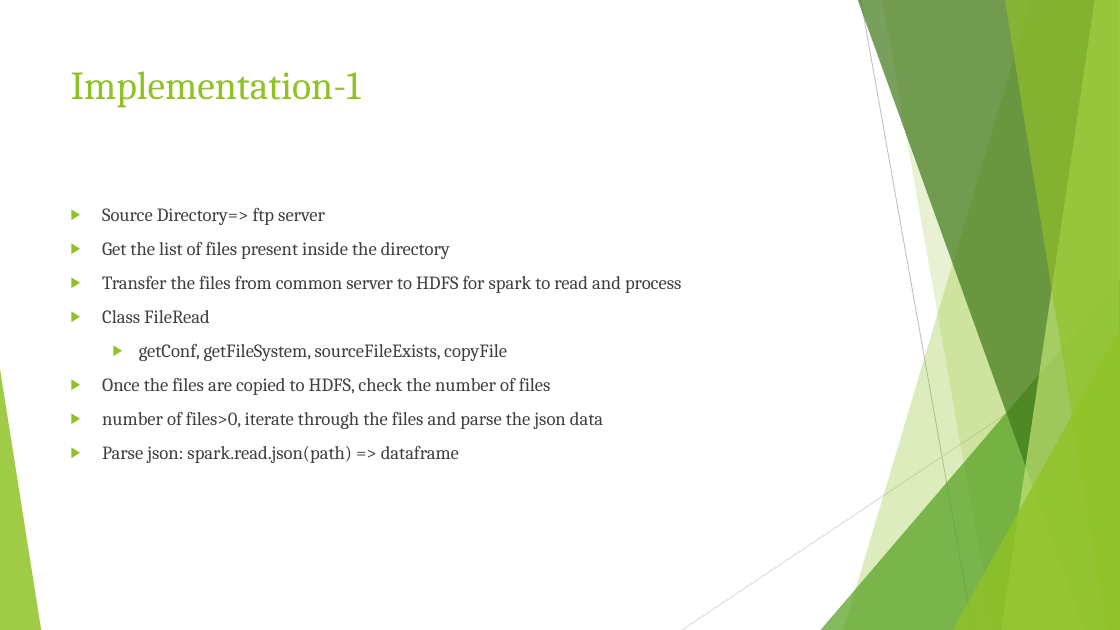
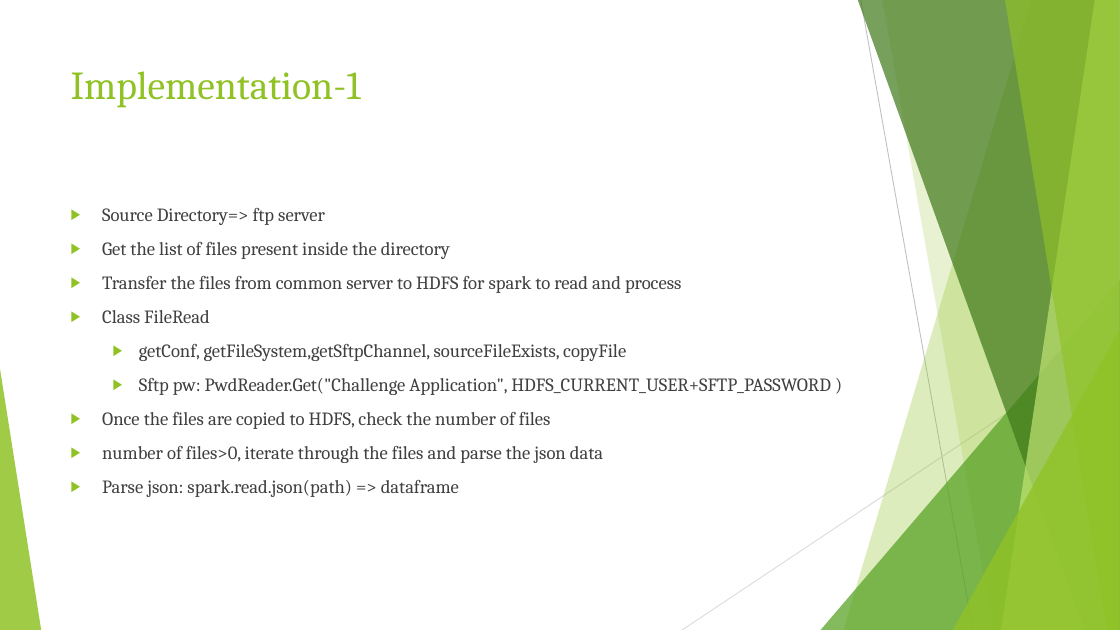
Before and after one commit to dharanisugumar/yelp-dataset-challenge, a slide deck: slide 6 of NEWYORKER.pptx. Drawn at 1120x630 pixels with LibreOffice and Linux fonts; fonts in the diff are those of the drawing. Boxes give left, top, right and bottom in pixels: in the first picture for what was removed or moved away, otherwise in the second. Text is boxed around its words. In the diff, an @@ line names an element or a change of style, - is before the commit and + after.

Commit message:
Add files via upload
Latest

```diff
--- a/NEWYORKER.pptx
+++ b/NEWYORKER.pptx
@@ text at (x1=139, y1=344, x2=831, y2=395): text changed @@
-  ▶ getConf, getFileSystem, sourceFileExists, copyFile
+  ▶ getConf, getFileSystem,getSftpChannel, sourceFileExists, copyFile
+  ▶ Sftp pw: PwdReader.Get("Challenge Application", HDFS_CURRENT_USER+SFTP_PASSWORD )
```
Also in this commit, not shown: 3 other slides changed.
